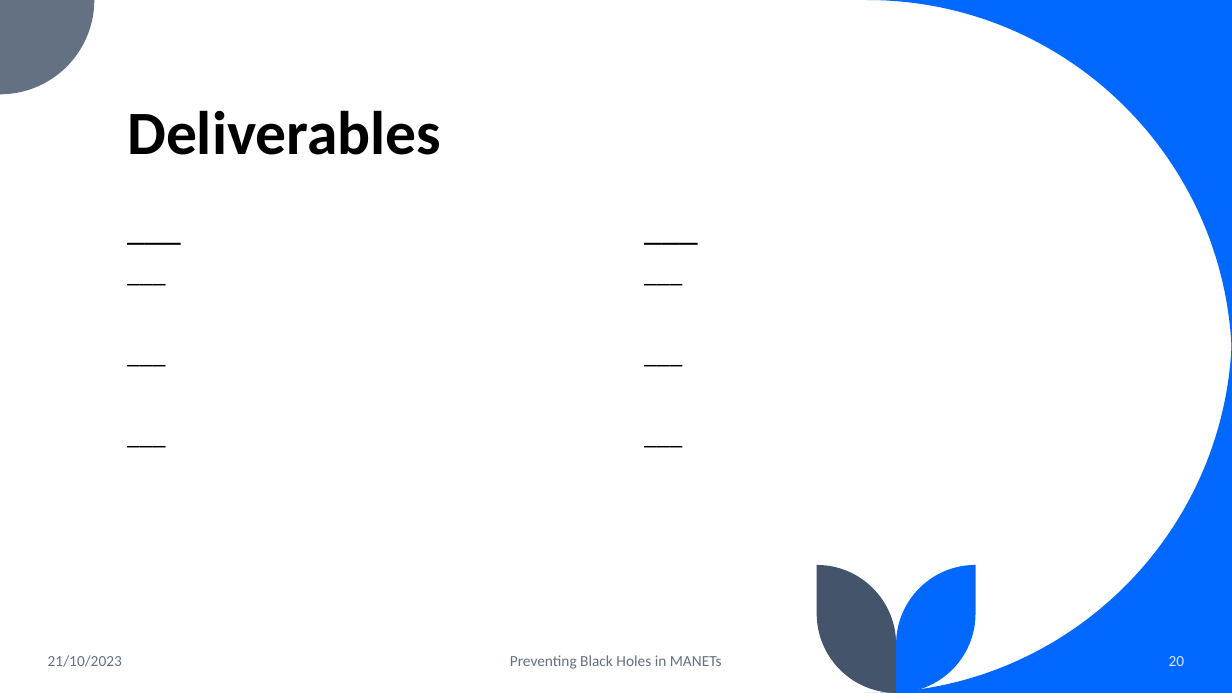
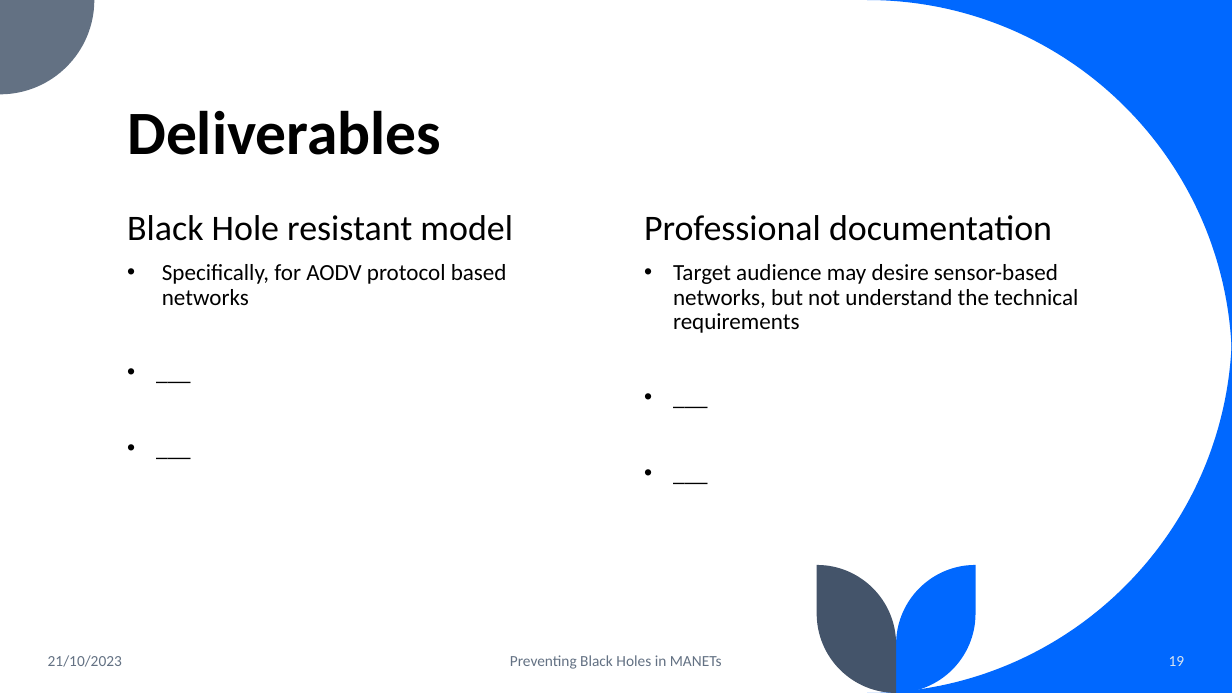
Before and after one commit to capstone11522manet/Manet11522-23-16, a slide deck: slide 19 of Presentation/Presentation.pptx (slide 20 before the commit). Drawn at 1232x693 pixels with LibreOffice and Linux fonts; fonts in the diff are those of the drawing. Boxes give left, top, right and bottom in pixels: in the first picture for what was removed or moved away, otherwise in the second. Text is boxed around its words. In the diff, an @@ line names an element or a change of style, - is before the commit and + after.

Commit message:
updated WIP presentation powerpoint file, again

```diff
--- a/Presentation/Presentation.pptx
+++ b/Presentation/Presentation.pptx
@@ text at (127,215,513,241): text changed @@
-___
+Black Hole resistant model
@@ text at (644,215,1052,241): text changed @@
-___
+Professional documentation
@@ text at (162,264,507,305): paragraph removed @@
-___
@@ text "Specifically, for AODV protocol based ..." at (162,264,507,305): size 20 to 18 pt in "___", "___"; bullet none to • @@
@@ text at (162,264,507,305): paragraph added @@
+• Specifically, for AODV protocol based networks
@@ text "Target audience may desire sensor-based ..." at (673,264,1078,333): size 20 to 18 pt in "___", "___"; bullet none to • @@
@@ text at (673,264,1078,333): paragraph removed @@
-___
@@ text at (673,264,1078,333): paragraph added @@
+• Target audience may desire sensor-based networks, but not understand the technical requirements
@@ page number at (1169,656,1185,666): text changed @@
-20
+19
```
Also in this commit, not shown: 8 other slides changed, 1 slide added.
